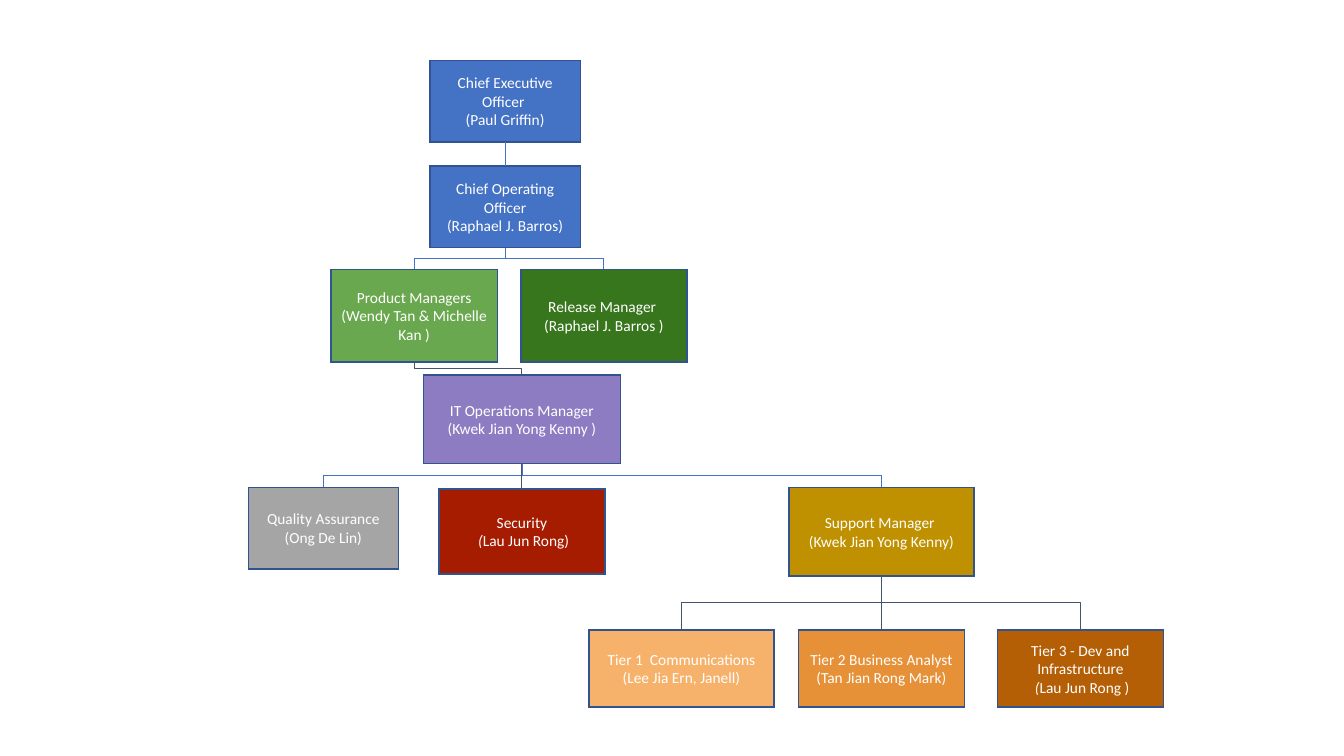
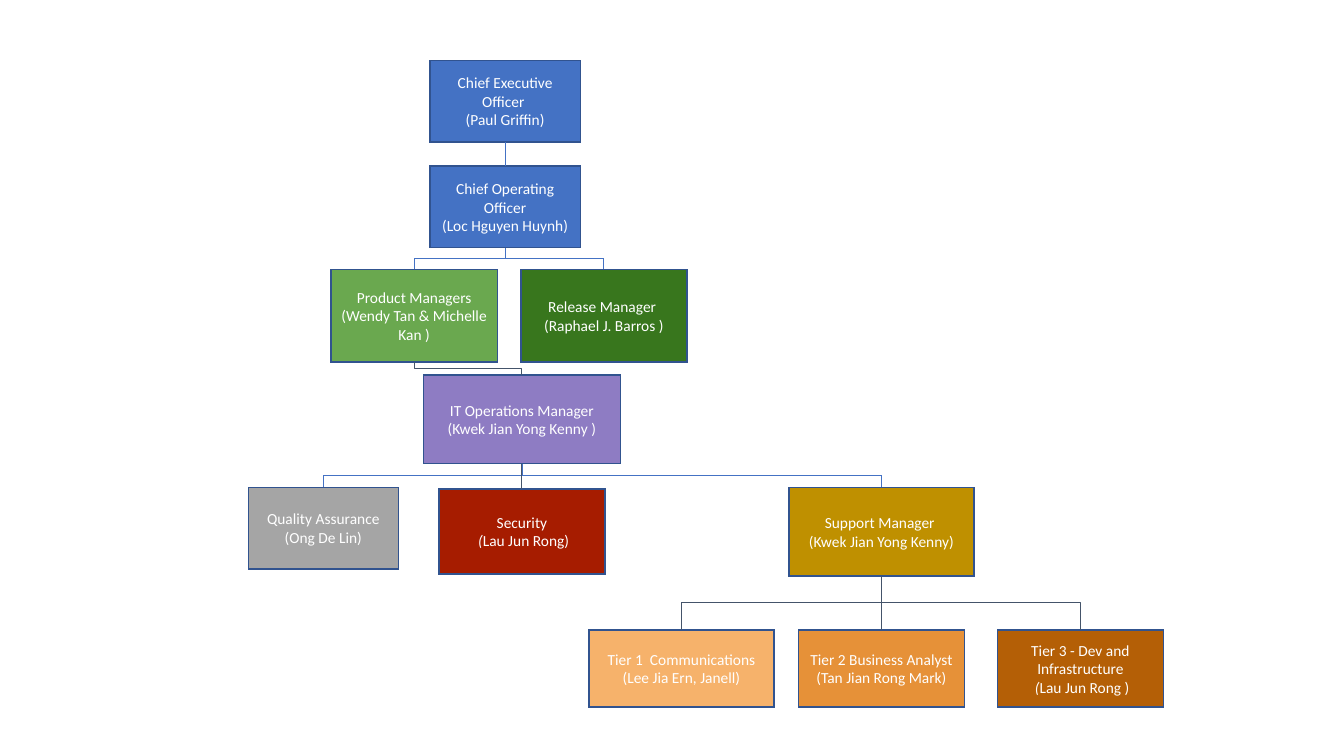
Before and after one commit to delinhquentz/G5T7-SCP, a slide deck: slide 1 of Diagrams/Org Chart for SCP Build 1.0.0.pptx. Drawn at 1344x756 pixels with LibreOffice and Linux fonts; fonts in the diff are those of the drawing. Boxes give left, top, right and bottom in pixels: in the first picture for what was removed or moved away, otherwise in the second. Text is boxed around its words. In the diff, an @@ line names an element or a change of style, - is before the commit and + after.

```diff
--- a/Diagrams/Org Chart for SCP Build 1.0.0.pptx
+++ b/Diagrams/Org Chart for SCP Build 1.0.0.pptx
@@ text in rectangle at (442, 220, 568, 234): text changed @@
-(Raphael J. Barros)
+(Loc Hguyen Huynh)
```
Also in this commit, not shown: 1 other file.
